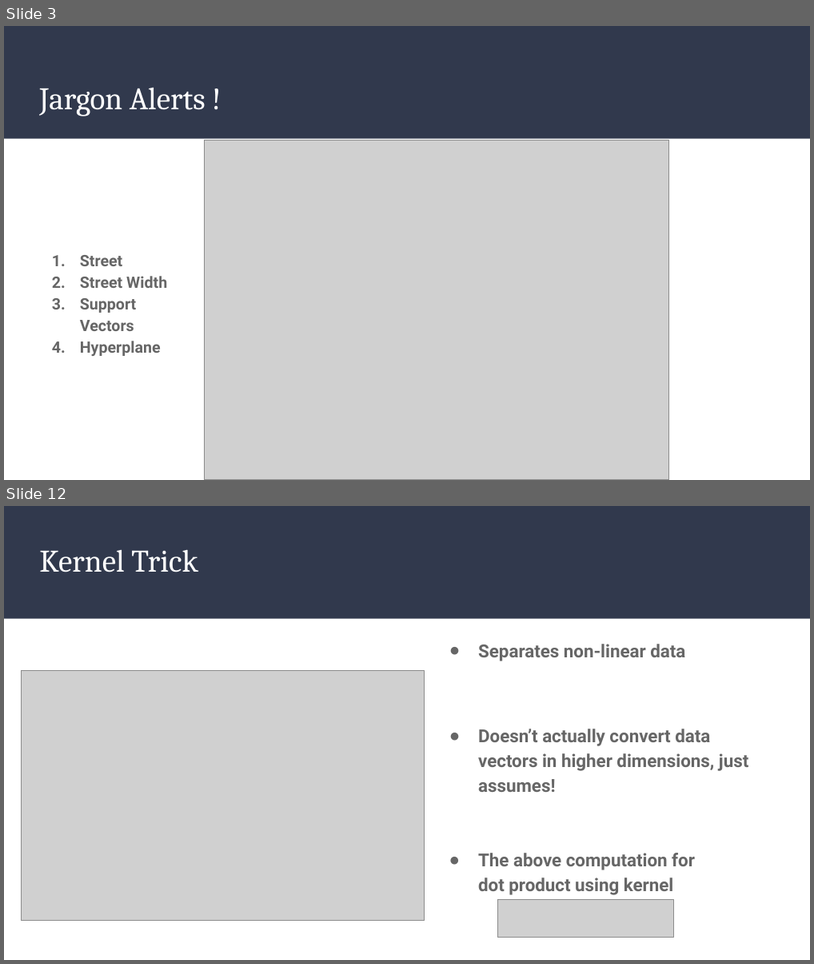
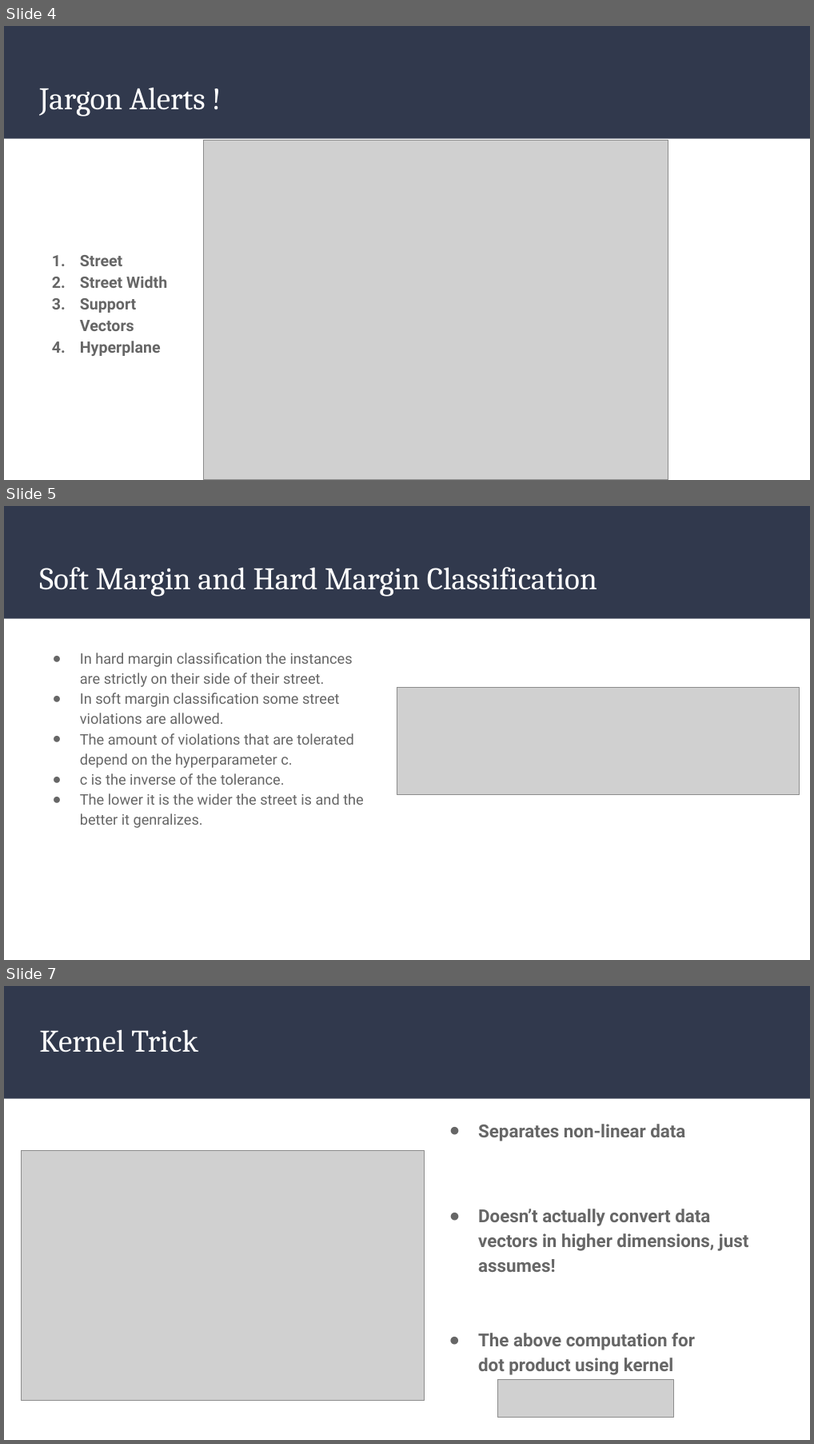
Before and after one commit to smlra-kjsce/ML-101-2021, a slide deck: SVM/Supporting the Support Vector Machines (SVMs).pptx. Shown one above the other, each under a label of ours: slides 3 and 12 before the commit, slides 4, 5 and 7 after it; the slides between them are not shown. The pictures are 814x964 and 814x1444 pixels, drawn with LibreOffice and Linux fonts; fonts in the diff are those of the drawing; grey boxes stand for pictures. Boxes give left, top, right and bottom in pixels: in the first picture for what was removed or moved away, otherwise in the second. Text is boxed around its words. In the diff, an @@ line names an element or a change of style, - is before the commit and + after.

```diff
--- a/SVM/Supporting the Support Vector Machines (SVMs).pptx
+++ b/SVM/Supporting the Support Vector Machines (SVMs).pptx
@@ slide 5 added at bbox=[4, 506, 810, 960], background #FFFFFF; not listed: 1 template element that a slide beside it also shows @@
@@ title added at bbox=[39, 567, 598, 596], 28 pt, text #FFFFFF @@
+Soft Margin and Hard Margin Classification
@@ text added at bbox=[80, 652, 364, 828], 13 pt, text #666666 @@
+● In hard margin classification the instances are strictly on their side of their street.
+● In soft margin classification some street violations are allowed.
+● The amount of violations that are tolerated depend on the hyperparameter c.
+● c is the inverse of the tolerance.
+● The lower it is the wider the street is and the better it genralizes.
@@ picture added at bbox=[398, 688, 800, 794] @@
@@ what was slide 3 is now slide 4 @@
@@ what was slide 12 is now slide 7 @@
```
Also in this commit, not shown: 1 slide changed, 3 other slides added.
